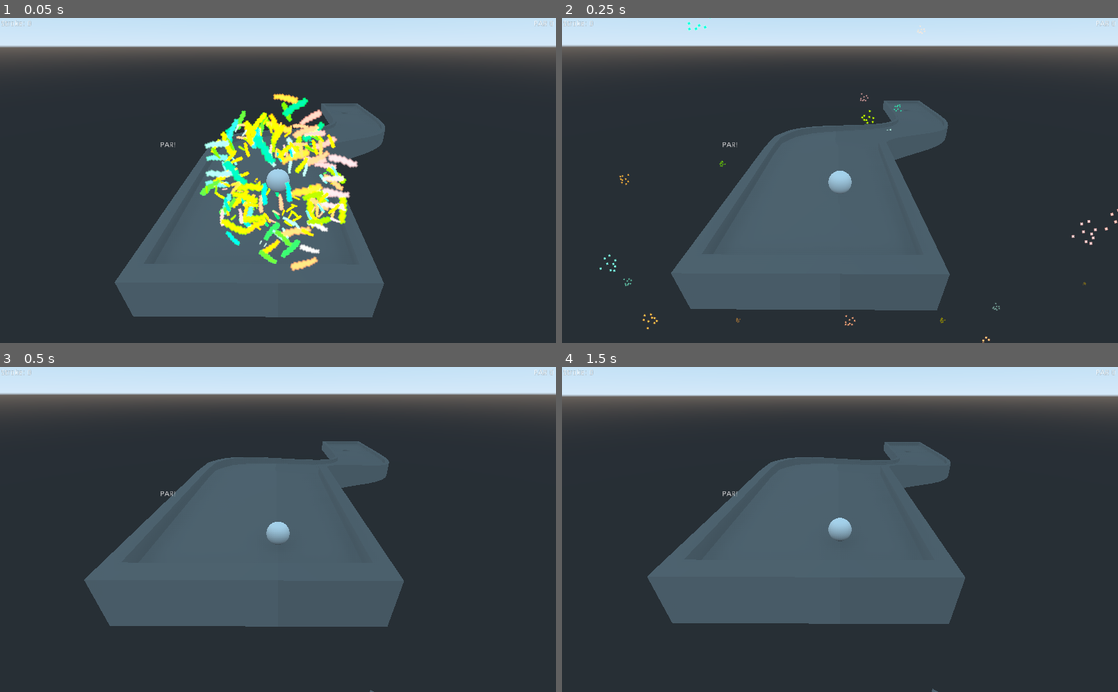
Above: before the commit, frames 1-4 (two rows, left to right).
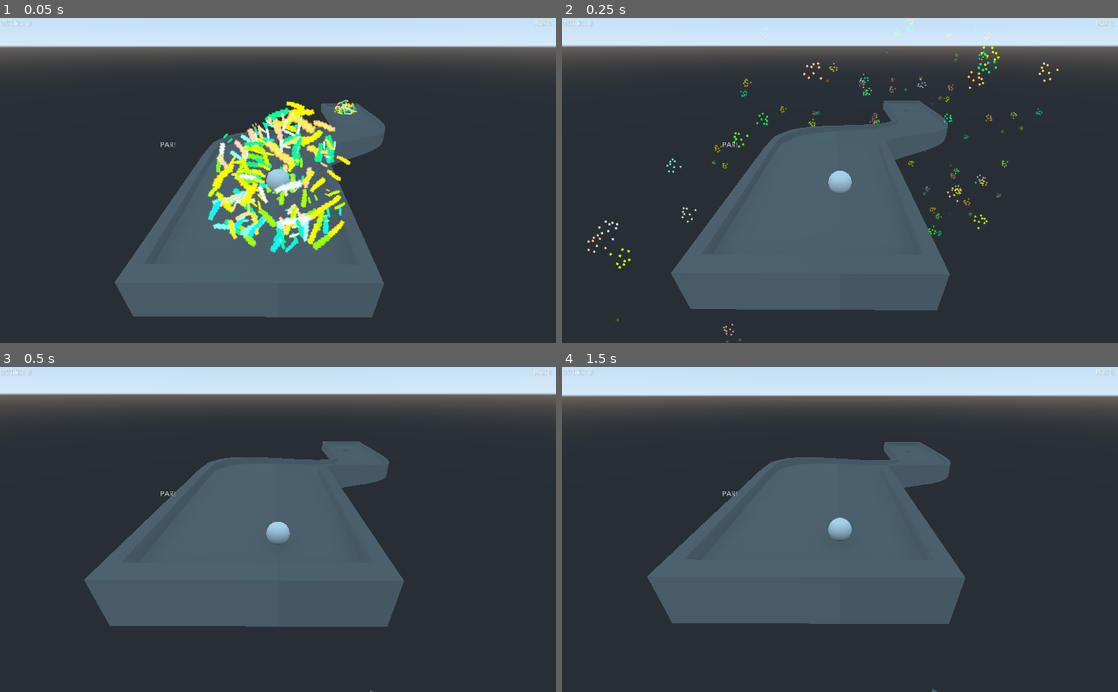
Above: after the commit, the same moments.

Repository: SlashScreen/golf
Game: Godot game, scene res://Levels/test_level.tscn
Two runs of this game, one before a commit and one after it. Both use one fixed random seed, a clock stepped at 60 frames per second and the inputs below.
Inputs (mouse positions are in pixels of both pictures, inside the frame that each line leads up to):
- Up to frame 1 (0.05 s): no input
- Up to frame 2 (0.25 s): no input
- Up to frame 3 (0.5 s): no input
- Up to frame 4 (1.5 s): move the mouse to (962, 513) at 0.52 s; click (962, 513) at 0.67 s; tap Enter at 1.25 s; move the mouse to (728, 545) at 1.27 s; click (728, 545) at 1.42 s

The runs differ from the first frame. In frame 1, 8.2% of the frame differs, in the area x 35-65%, y 23-78%; in frame 2, 1.3%; in frame 3, nothing differs; in frame 4, nothing differs.
Error in both runs: Invalid get index 'position' (on base: 'InputEventKey'). (res://Scripts/Arrow.gd:17)

Commit message:
particles wont show up...

Diff:
--- a/Objects/Confetti.tscn
+++ b/Objects/Confetti.tscn
@@ -54,5 +54,6 @@
 one_shot = true
 speed_scale = 3.71
 explosiveness = 1.0
+visibility_aabb = AABB( -9.15734, -6.30471, -7.67285, 18.3147, 12.6094, 15.3457 )
 process_material = SubResource( 1 )
 draw_pass_1 = SubResource( 3 )
--- a/Objects/Golf_Hole_Volume.tscn
+++ b/Objects/Golf_Hole_Volume.tscn
@@ -1,13 +1,16 @@
-[gd_scene load_steps=3 format=2]
+[gd_scene load_steps=4 format=2]
 
-[ext_resource path="res://Scripts/Golf_Hole.gd" type="Script" id=1]
+[ext_resource path="res://Objects/Confetti.tscn" type="PackedScene" id=1]
+[ext_resource path="res://Scripts/Golf_Hole.gd" type="Script" id=2]
 
 [sub_resource type="CylinderShape" id=1]
 
 [node name="Golf_Hole_Volume" type="Spatial"]
 
+[node name="Confetti" parent="." instance=ExtResource( 1 )]
+
 [node name="Hole_Area" type="Area" parent="."]
-script = ExtResource( 1 )
+script = ExtResource( 2 )
 
 [node name="Hole_Cylinder" type="CollisionShape" parent="Hole_Area"]
 transform = Transform( 1, 0, 0, 0, 0.212971, 0, 0, 0, 1, 0, 0, 0 )
--- a/Scripts/Confetti.gd
+++ b/Scripts/Confetti.gd
@@ -4,5 +4,5 @@
 	get_tree().get_root().get_node("Signal_Router").connect("on_won",self,"_won")
 
 func _won():
+	get_node("Particles").restart()
 	print("Confetti!!!")
-	get_node("Particles").restart()
--- a/Scripts/Signal_Router.gd
+++ b/Scripts/Signal_Router.gd
@@ -51,7 +51,7 @@
 	emit_signal("on_oob")
 	print("Out Of Bounds!!!")
 
-func on_game_won(): #todo: win
+func on_game_won():
 	print("In Hole!")
 	emit_signal("on_won")
 	t.set_wait_time(2)
Not shown, added: export_presets.cfg
